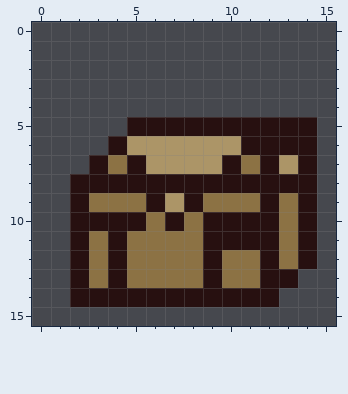
Pixel-art sprite, stored at src/main/resources/assets/textures/entity/workbench.png. The first picture shows the starting point.
The file is 16x16 pixels. Colours within 5 levels of each other are drawn and written as one.
Now the later version:
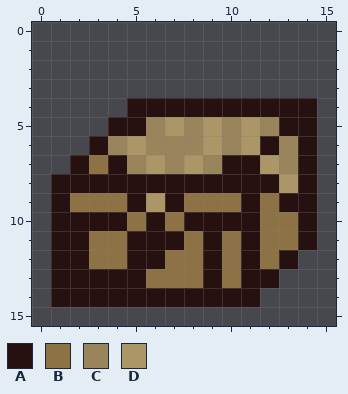
Palette (. is transparent): A #271010  B #8c7244  C #99845b  D #ac9567
Commit: Improved the rendering of sand dust and workbench
Difference:
y 4: x 5..14 .......... -> AAAAAAAAAA
y 5: x 4 . -> A; x 6..12 AAAAAAA -> CDCDCDC
y 6: x 3..4 .A -> AC; x 6..8 DDD -> CCC; x 10..11 DA -> CD; x 13 A -> C
y 7: x 2..5 .ABA -> ABAC; x 7 D -> C; x 9 D -> C; x 11..13 BAD -> ADC
y 8: x 1 . -> A; x 13 A -> D
y 9: x 1..2 .A -> AB; x 5..8 BADA -> ADAB; x 11..13 BAB -> ABA
y 10: x 1 . -> A; x 5..8 ABAB -> BABA; x 12 A -> B
y 11: x 1 . -> A; x 4..7 ABBB -> BAAA; x 10 A -> B; x 12 A -> B
y 12: x 1 . -> A; x 4..6 ABB -> BAA; x 11..14 BABA -> ABA.
y 13: x 1 . -> A; x 3 B -> A; x 5 B -> A; x 11 B -> A; x 13 A -> .
y 14: x 1 . -> A; x 12 A -> .
Pixel boxes of the changes (left, top, right, bottom) in both pictures:
changed: (51, 98, 317, 307)
